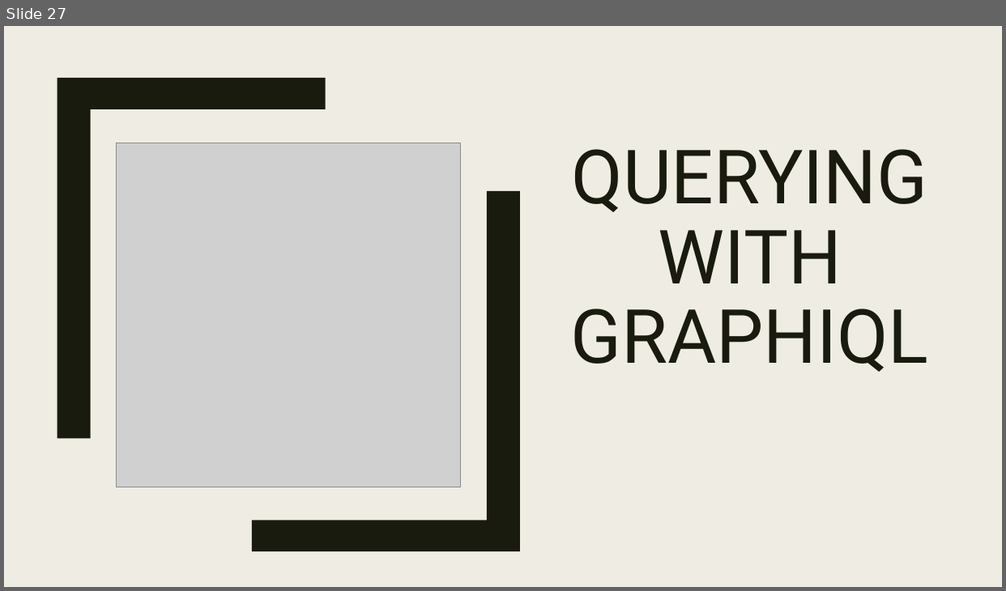
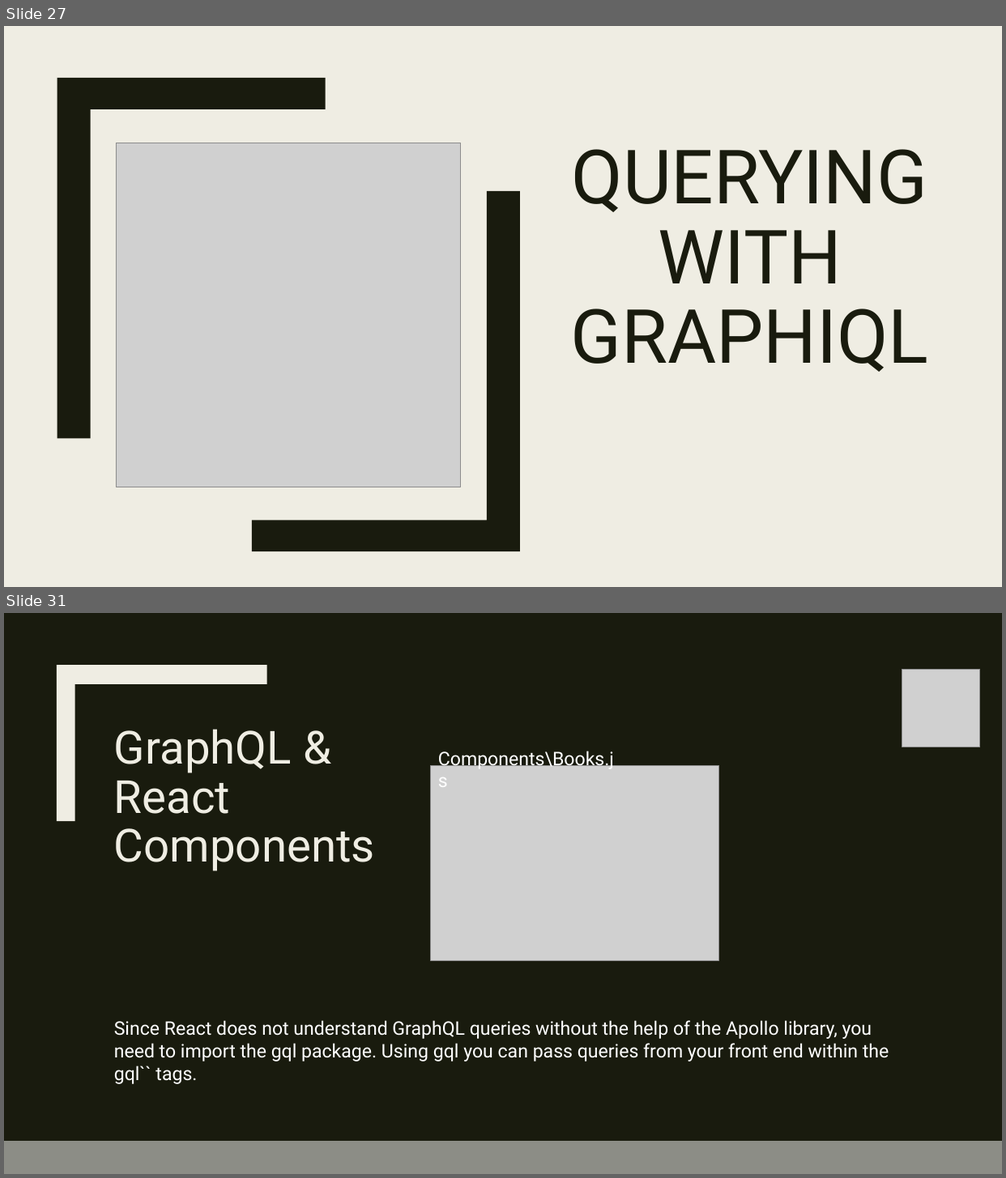
Before and after one commit to leono93/GraphQL_New-Tech, a slide deck: presentation/GraphQL_t7oele00.pptx. Shown one above the other, each under a label of ours: slide 27 before the commit, slides 27 and 31 after it; the slides between them are not shown. The pictures are 1006x591 and 1006x1178 pixels, drawn with LibreOffice and Linux fonts; fonts in the diff are those of the drawing; grey boxes stand for pictures. Boxes give left, top, right and bottom in pixels: in the first picture for what was removed or moved away, otherwise in the second. Text is boxed around its words. In the diff, an @@ line names an element or a change of style, - is before the commit and + after.

```diff
--- a/presentation/GraphQL_t7oele00.pptx
+++ b/presentation/GraphQL_t7oele00.pptx
@@ slide 31 added at box(4, 613, 1002, 1174), background #191B0E @@
@@ rectangle added at box(4, 613, 1002, 1174), fill #191B0E @@
@@ rectangle added at box(43, 613, 62, 1174), fill #EFEDE3 @@
@@ freeform shape added at box(57, 665, 266, 821), fill #EFEDE3 @@
@@ picture added at box(902, 669, 980, 747) @@
@@ title added at box(114, 729, 375, 871), 44 pt, text #EFEDE3 @@
+GraphQL & React
+Components
@@ text added at box(438, 751, 614, 769), 18 pt, text #FFFFFF @@
+Components\Books.js
@@ picture added at box(431, 766, 719, 960) @@
@@ text added at box(114, 1020, 889, 1084), 18 pt, text #FFFFFF @@
+Since React does not understand GraphQL queries without the help of the Apollo library, you need to import the gql package. Using gql you can pass queries from your front end within the gql`` tags.
@@ rectangle added at box(4, 1142, 1002, 1174), fill #8C8D86 @@
```
Also in this commit, not shown: 2 slides changed, 5 other slides added.
